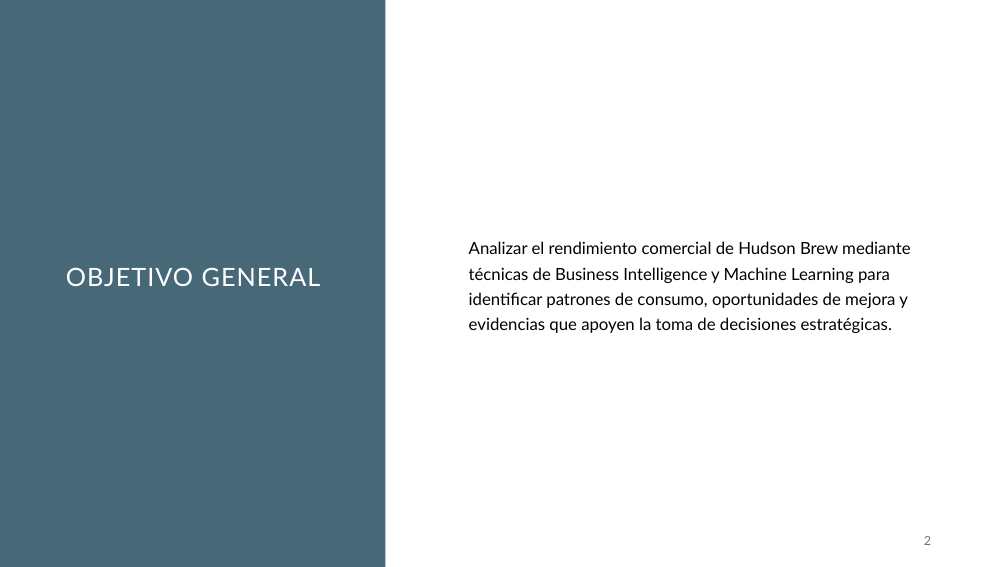
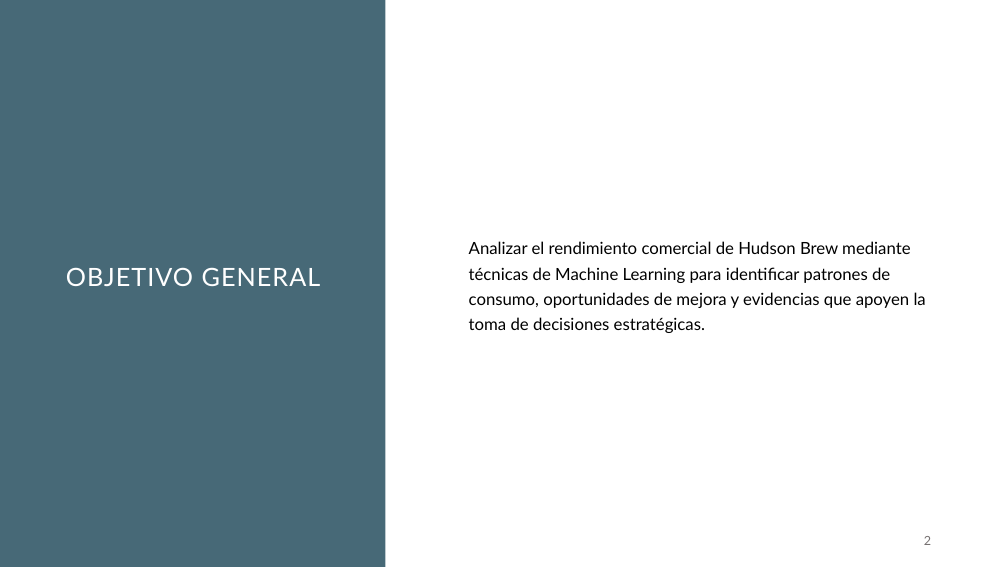
Before and after one commit to EliasHernandezBar/Proyecto-Final, a slide deck: slide 2 of Presentación/Presentación.pptx. Drawn at 1008x567 pixels with LibreOffice and Linux fonts; fonts in the diff are those of the drawing. Boxes give left, top, right and bottom in pixels: in the first picture for what was removed or moved away, otherwise in the second. Text is boxed around its words. In the diff, an @@ line names an element or a change of style, - is before the commit and + after.

```diff
--- a/Presentación/Presentación.pptx
+++ b/Presentación/Presentación.pptx
@@ text at (x1=469, y1=241, x2=926, y2=333): text changed @@
-Analizar el rendimiento comercial de Hudson Brew mediante técnicas de Business Intelligence y Machine Learning para identificar patrones de consumo, oportunidades de mejora y evidencias que apoyen la toma de decisiones estratégicas.
+Analizar el rendimiento comercial de Hudson Brew mediante técnicas de Machine Learning para identificar patrones de consumo, oportunidades de mejora y evidencias que apoyen la toma de decisiones estratégicas.
```
Also in this commit, not shown: 1 other slide changed, 1 other file.
